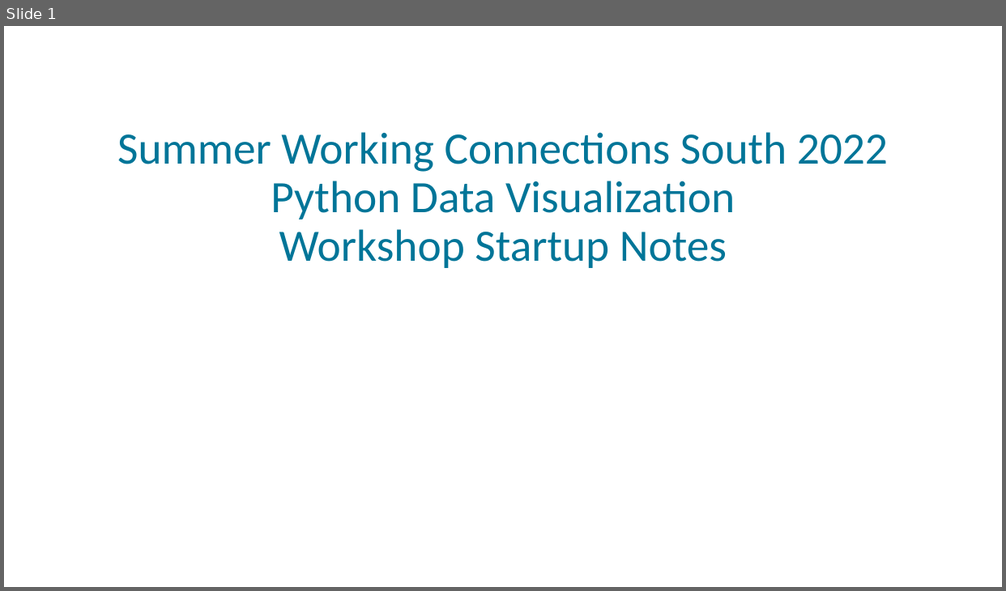
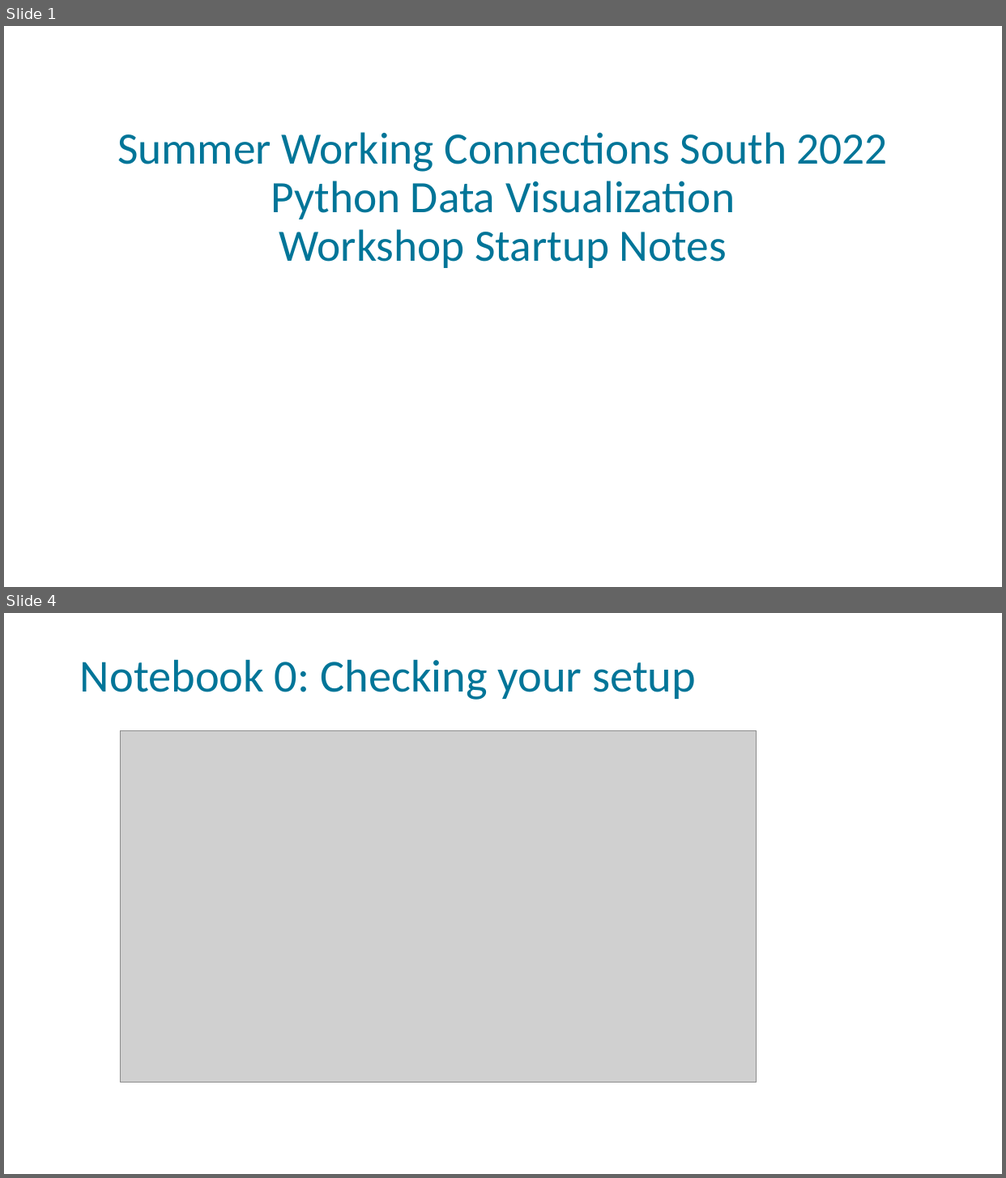
Before and after one commit to ProfSingletary/python-data-viz-workshop, a slide deck: python-dataviz-startup.pptx. Shown one above the other, each under a label of ours: slide 1 before the commit, slides 1 and 4 after it; the slides between them are not shown. The pictures are 1006x591 and 1006x1178 pixels, drawn with LibreOffice and Linux fonts; fonts in the diff are those of the drawing; grey boxes stand for pictures; background and template pictures are left out. Boxes give left, top, right and bottom in pixels: in the first picture for what was removed or moved away, otherwise in the second. Text is boxed around its words. In the diff, an @@ line names an element or a change of style, - is before the commit and + after.

Commit message:
removed output, updated setup

```diff
--- a/python-dataviz-startup.pptx
+++ b/python-dataviz-startup.pptx
@@ slide 4 added at (x1=4, y1=613, x2=1002, y2=1174), background picture (left out); not listed: 1 template element that a slide beside it also shows @@
@@ title added at (x1=80, y1=659, x2=696, y2=700), 44 pt, text #007598 @@
+Notebook 0: Checking your setup
@@ picture added at (x1=120, y1=730, x2=756, y2=1082) @@
```
Also in this commit, not shown: 1 slide changed, 1 other slide added, 5 other files.
